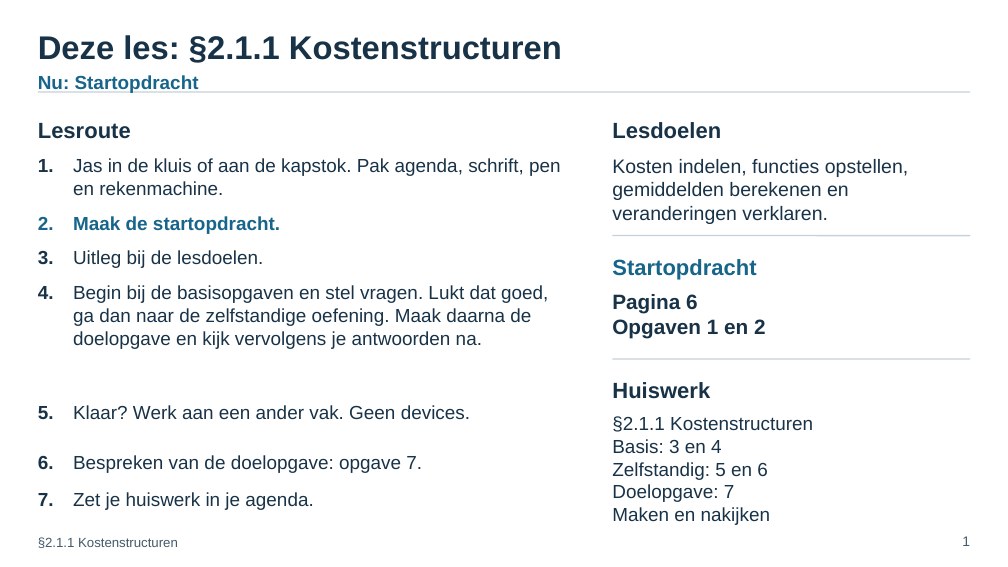
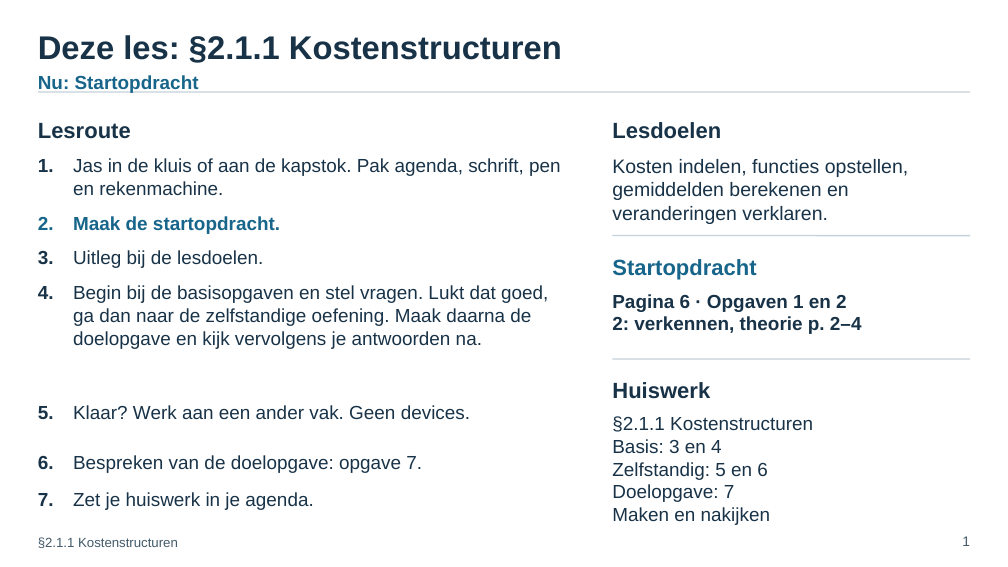
Before and after one commit to meijer1973/4veco-lessen, a slide deck: slide 1 of Boek 2 - Kosten, opbrengsten, elasticiteit en surplus/edities/chat-2026/bronnen/H1/paragrafen/2.1.1 Kostenstructuren/2.1.1 Kostenstructuren – presentatie.pptx. Drawn at 1008x567 pixels with LibreOffice and Linux fonts; fonts in the diff are those of the drawing. Boxes give left, top, right and bottom in pixels: in the first picture for what was removed or moved away, otherwise in the second. Text is boxed around its words. In the diff, an @@ line names an element or a change of style, - is before the commit and + after.

```diff
--- a/Boek 2 - Kosten, opbrengsten, elasticiteit en surplus/edities/chat-2026/bronnen/H1/paragrafen/2.1.1 Kostenstructuren/2.1.1 Kostenstructuren – presentatie.pptx
+++ b/Boek 2 - Kosten, opbrengsten, elasticiteit en surplus/edities/chat-2026/bronnen/H1/paragrafen/2.1.1 Kostenstructuren/2.1.1 Kostenstructuren – presentatie.pptx
@@ text at (x1=612, y1=294, x2=862, y2=334): text changed; size 24.8 to 22.5 pt @@
-Pagina 6
-Opgaven 1 en 2
+Pagina 6 · Opgaven 1 en 2
+2: verkennen, theorie p. 2–4
```
Also in this commit, not shown: 2 other slides changed, 11 other files.
